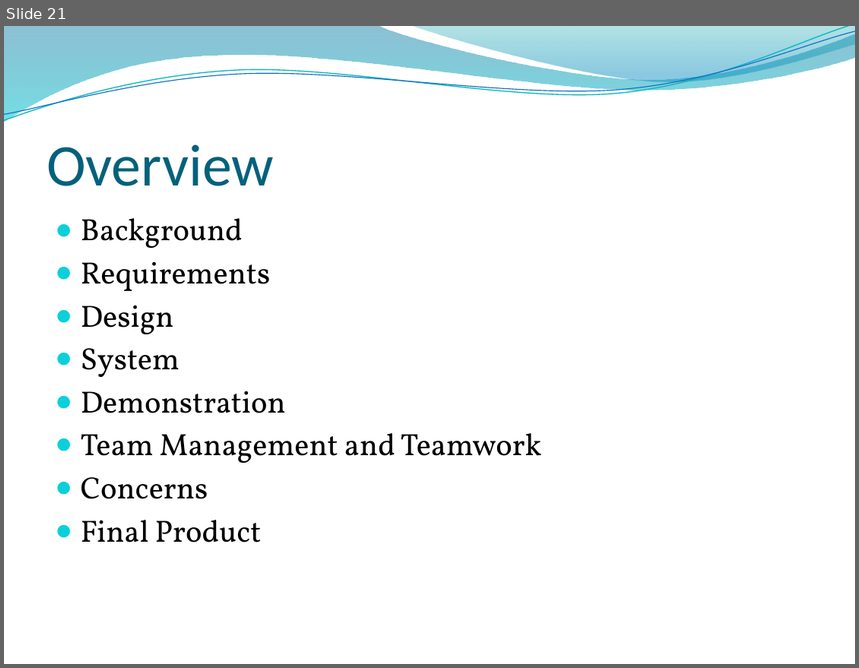
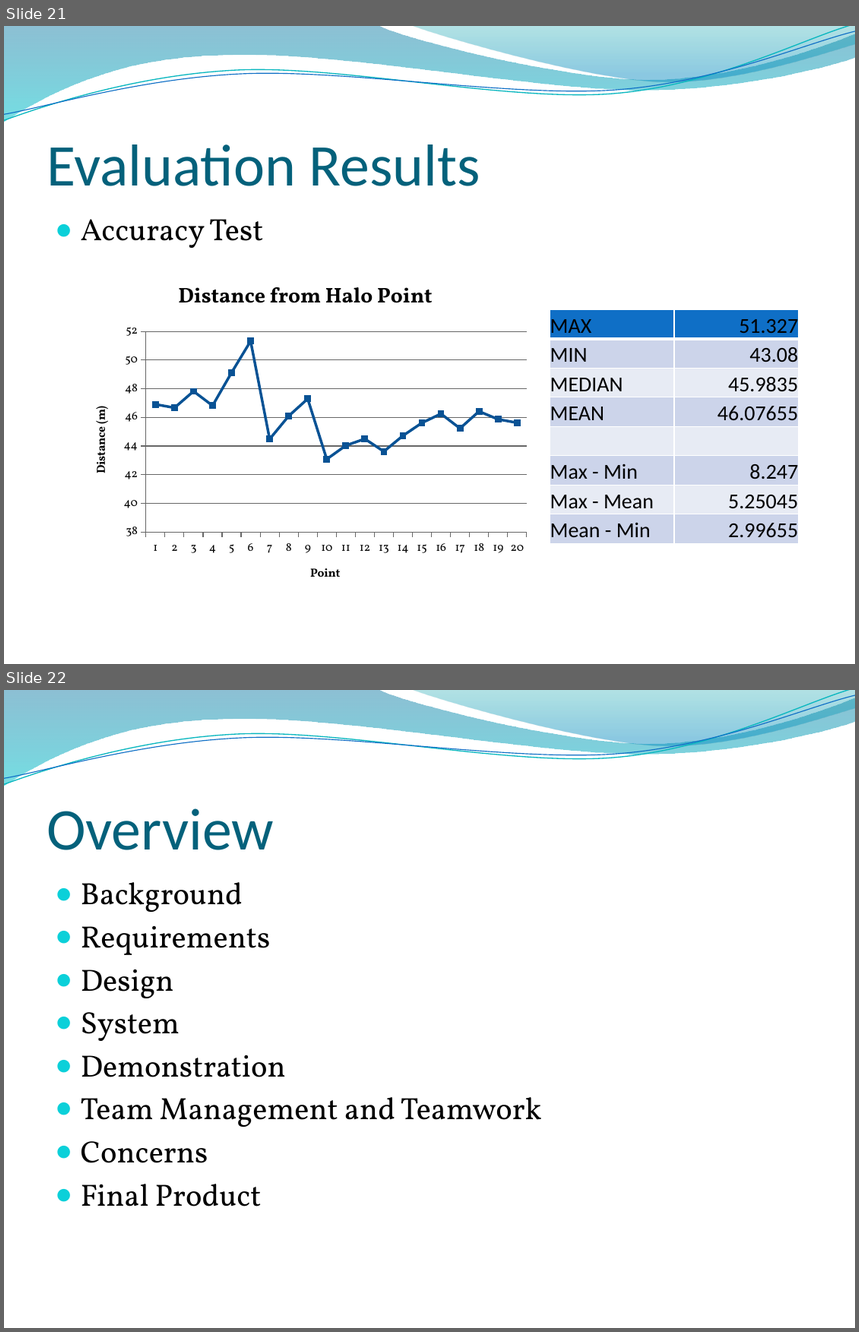
Before and after one commit to tasbal/cpsc483, a slide deck: MISC/Final Presentation.pptx. Shown one above the other, each under a label of ours: slide 21 before the commit, slides 21 and 22 after it. The pictures are 859x668 and 859x1332 pixels, drawn with LibreOffice and Linux fonts; fonts in the diff are those of the drawing; background and template pictures are left out. Boxes give left, top, right and bottom in pixels: in the first picture for what was removed or moved away, otherwise in the second. Text is boxed around its words. In the diff, an @@ line names an element or a change of style, - is before the commit and + after.

```diff
--- a/MISC/Final Presentation.pptx
+++ b/MISC/Final Presentation.pptx
@@ slide 21 added at (4,26,855,664), background picture (left out); not listed: 4 template elements that a slide beside it also shows @@
@@ title added at (47,145,480,186), 50 pt, text #04617B @@
+Evaluation Results
@@ text added at (81,219,264,248), 26 pt, text #000000 @@
+● Accuracy Test
@@ line chart added at (75,267,536,601) @@
+title "Distance from Halo Point"
+categories: 1, 2, 3, 4, 5, 6, 7, 8, 9, 10, 11, 12, 13, 14, 15, 16, 17, 18, 19, 20
+Series 1: 47, 47, 48, 47, 49, 51, 44, 46, 47, 43, 44, 44, 44, 45, 46, 46, 45, 46, 46, 46
@@ table added at (550,309,799,544), 8 rows, 2 columns @@
+MAX | 51.327
+MIN | 43.08
+MEDIAN | 45.9835
+MEAN | 46.07655
+ | 
+Max - Min | 8.247
+Max - Mean | 5.25045
+Mean - Min | 2.99655
@@ what was slide 21 is now slide 22 @@
```
Also in this commit, not shown: 1 slide changed.
